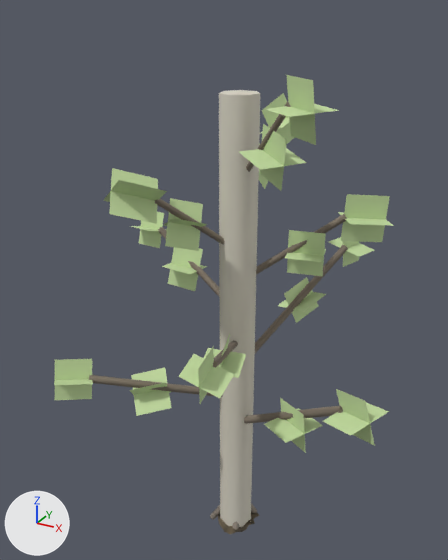
Two versions of the glTF model packages/viewer-threejs/public/assets/resources/birch/small-lod2.glb, one commit apart.
Both versions are drawn from a 50 mm camera at (5.73, -11.05, 12.11) aimed at (-0.47, 0.23, 6.47). Lighting does not change. The marker at lower left points along +X, +Y and +Z. The first picture is the older version. Where no turn or scale is listed for an object, it has been applied to the vertices. Vertices at exactly the same position are counted once.

The first picture shows 'birch-bark-branches-buried-roots-ground-blend', 'birch-leaf-sprays'.
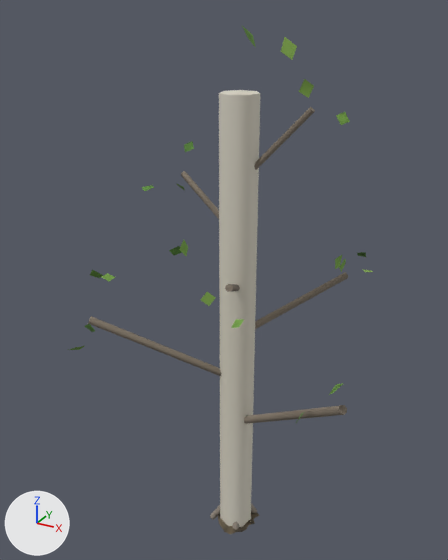
Changed parts and their boxes (x1, y1, x2, y2) in the pictures (448 x 560 px; the box of a moved part takes in the faces that stretch with it):
```json
{"object": "birch-bark-branches-buried-roots-ground-blend", "change": "reshaped", "before": [89, 90, 348, 534], "after": [88, 90, 348, 534]}
{"object": "birch-leaf-sprays", "change": "deleted", "before": [54, 75, 394, 453], "on screen": "green"}
{"object": "birch-bifurcated-twigs-and-leaves", "change": "added", "after": [69, 26, 373, 423]}
{"part": 1, "of": "me_mesh_0", "change": "deleted", "before": [155, 199, 225, 245]}
{"part": 2, "of": "me_mesh_0", "change": "moved or reshaped", "before": [89, 101, 348, 397], "after": [89, 108, 348, 376]}
{"part": 3, "of": "me_mesh_0", "change": "recoloured", "before": [89, 214, 347, 393], "after": [88, 107, 348, 373]}
```

Scene script edits in JSON lines:
```json
{"block": "mat_material_1", "change": "nodes: BsdfPrincipled, Math x2, Mix, OutputMaterial, VertexColor"}
{"block": "mat_material_1", "change": "colours: green #c5dca2, mixed with the vertex colours"}
{"block": "mat_material_1", "change": "nodes: BsdfPrincipled, OutputMaterial, VertexColor"}
{"block": "me_mesh_0", "where": "# used by ob_birch_bark_branches_buried_roots_ground_blend; location = (0.0, 0.0, 0.0)"}
{"op": "remove", "block": "me_mesh_0", "code": "me_mesh_0.from_pydata(...)  # 328 vertices, 570 faces; spans x -2.63..3.04, y -2.4..2.85, z -0.29..10.64"}
{"op": "add", "block": "me_mesh_0", "code": "me_mesh_0.from_pydata(...)  # 259 vertices, 444 faces; spans x -2.71..3.04, y -1.97..2.45, z -0.29..10.6"}
{"block": "me_mesh_0", "change": "me_mesh_0 part 1: the loose piece of 23 vertices spanning x -1.08..0.06, y -1.57..0.05, z 7.3..8.77 is deleted"}
{"block": "me_mesh_0", "change": "me_mesh_0 part 2"}
{"block": "me_mesh_0", "change": "23 vertices are removed from x -0.05..1.51, y -1.01..0.06, z 6.61..10.64"}
{"block": "me_mesh_0", "change": "49 faces are deleted"}
{"block": "me_mesh_0", "change": "3 vertices in x -0.01..0.04, y -0.07..0.03, z 5.88..5.94 move by (0.0, 0.0, 1.76)"}
{"block": "me_mesh_0", "change": "111 vertices move from x -2.63..2.1, y -2.4..2.85, z 3.59..8.25 to x -2.71..1.75, y -1.97..2.45, z 4.04..10.43"}
{"block": "me_mesh_0", "change": "7 new faces join them"}
{"block": "me_mesh_0", "change": "me_mesh_0 part 3: 139 kept faces spanning x -2.71..1.75, y -1.97..2.45, z 4.04..10.43 get new vertex colours"}
{"block": "me_mesh_0", "change": "other edits to the shape of me_mesh_0 do not show in these pictures"}
{"op": "add", "block": "me_mesh_1_1", "code": ["me_mesh_1_1 = bpy.data.meshes.new('Mesh_1')", "me_mesh_1_1.from_pydata(...)  # 110 vertices, 88 faces; spans x -3.37..2.99, y -2.69..3.36, z 5.1..11.82", "me_mesh_1_1.materials.append(mat_material_1)"]}
{"op": "remove", "block": "ob_birch_leaf_sprays", "code": ["ob_birch_leaf_sprays = bpy.data.objects.new('birch-leaf-sprays', me_mesh_1)", "ob_birch_leaf_sprays.location = (0.0, 0.0, 0.0)"]}
{"op": "add", "block": "ob_birch_bifurcated_twigs_and_leaves", "code": ["ob_birch_bifurcated_twigs_and_leaves = bpy.data.objects.new('birch-bifurcated-twigs-and-leaves', me_mesh_1_1)", "ob_birch_bifurcated_twigs_and_leaves.location = (0.0, 0.0, 0.0)"]}
```
